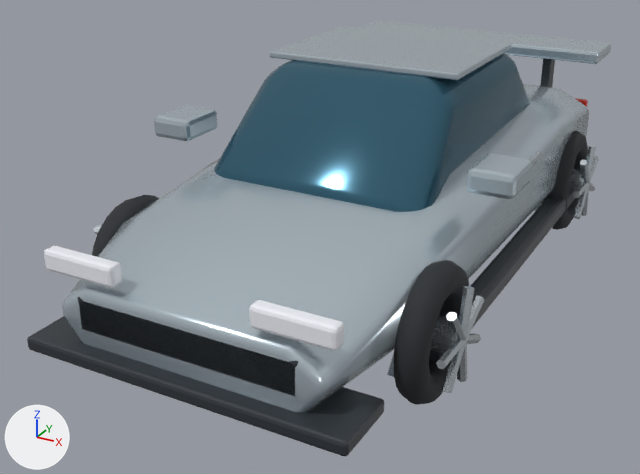
The Blender file Art/Blender/Models/vehicle_apex.blend, before and after one commit.
Before and after are seen from a 50 mm lens placed at (2.37, -5.07, 2.67), pointed at (-0.23, -0.35, 0.31). Arrows for +X, +Y and +Z are at lower left; the lights stay in place. The older version comes first.

The older version as bpy lines, for what is in view:
```python
ob_alloy_spoke_050 = bpy.data.objects.new('Alloy spoke.050', me_alloy_spoke_050)
ob_alloy_spoke_050.location = (0.0, 0.0, 0.0)
ob_mirror = bpy.data.objects.new('Mirror', me_mirror)
ob_mirror.location = (-1.04, -0.65, 1.05)
ob_sculpted_body = bpy.data.objects.new('Sculpted body', me_sculpted_body)
ob_sculpted_body.location = (0.0, 0.0, 0.0)
ob_side_sill_001 = bpy.data.objects.new('Side sill.001', me_side_sill_001)
ob_side_sill_001.location = (0.98, 0.0, 0.3)
ob_splitter = bpy.data.objects.new('Splitter', me_splitter)
ob_splitter.location = (0.0, -2.05, 0.27)
# me_alloy_spoke_050
# before: 6 (1.083, -1.471, 0.604) at pixel (446, 315), 7 (1.097, -1.489, 0.589) at pixel (447, 319), 8 (1.123, -1.489, 0.589) at pixel (452, 321), 9 (1.137, -1.471, 0.604) at pixel (456, 317), 10 (1.123, -1.452, 0.618) at pixel (455, 312)
# before: 11 (1.097, -1.452, 0.618) at pixel (450, 311)
# also in view: 'Tread.001' at (-0.96, -1.3, 0.39); 'Mirror.001' at (1.04, -0.65, 1.05); 'Tread.003' at (0.96, -1.3, 0.39); 'Cabin silhouette' at (0.0, 0.12, 0.87); 'Roof panel' at (0.0, 0.22, 1.46)
```
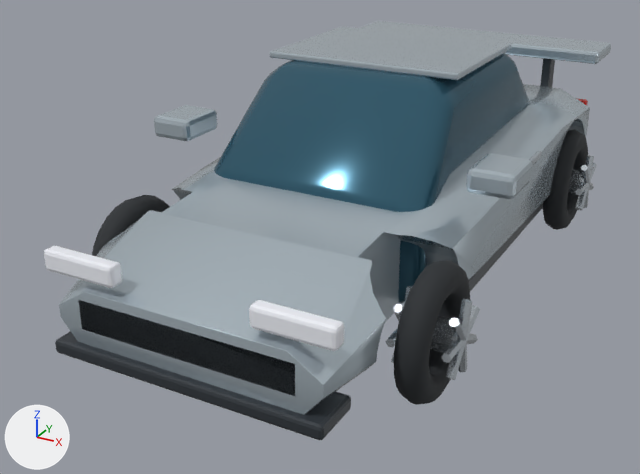
Patch to the scene script:
```diff
--- a/Art/Blender/Models/vehicle_apex.blend.py
+++ b/Art/Blender/Models/vehicle_apex.blend.py
@@ me_sculpted_body @@
 # used by ob_sculpted_body; location = (0.0, 0.0, 0.0)
-me_sculpted_body.from_pydata(...)  # 48 vertices, 42 faces; spans x -0.98..0.98, y -2.15..2.15, z 0.27..1.0
+me_sculpted_body.from_pydata(...)  # 231 vertices, 122 faces; spans x -0.98..0.98, y -2.15..2.15, z 0.27..1.0
+# me_sculpted_body part 1: 6 vertices removed from x -0.98..0.98, y 1.0..1.75, z 0.27..0.43; 99 vertices added at x -0.98..0.98, y 0.84..1.76, z 0.27..0.85
+# me_sculpted_body part 2: 6 vertices removed from x -0.9..0.9, y -1.5, z 0.27..0.69; 96 vertices added at x -0.93..0.93, y -1.76..-0.84, z 0.27..0.83
+# me_sculpted_body part 3: the surface is now shaded flat
 me_sculpted_body.materials.append(mat_paint_apex)
@@ me_side_sill_001 @@
 # used by ob_side_sill_001; location = (0.98, 0.0, 0.3)
-me_side_sill_001.from_pydata(...)  # 8 vertices, 6 faces; spans x -0.06..0.06, y -1.35..1.35, z -0.07..0.07
+me_side_sill_001.from_pydata(...)  # 8 vertices, 6 faces; spans x -0.04..0.05, y -1.17..1.17, z -0.06..0.06
+# me_side_sill_001 part 4: the whole mesh is scaled about its middle by (0.692, 0.87, 0.857)
 me_side_sill_001.materials.append(mat_carbon)
@@ me_alloy_spoke_050 @@
 # used by ob_alloy_spoke_050; location = (0.0, 0.0, 0.0)
-me_alloy_spoke_050.from_pydata(...)  # 12 vertices, 8 faces; spans x 1.083..1.137, y -1.489..-1.282, z 0.375..0.618
+me_alloy_spoke_050.from_pydata(...)  # 12 vertices, 8 faces; spans x 1.083..1.137, y -1.446..-1.282, z 0.375..0.565
+# me_alloy_spoke_050 part 5
+for i in [*range(6, 12)]: me_alloy_spoke_050.vertices[i].co += Vector((0.0, 0.043, -0.053))
 me_alloy_spoke_050.materials.append(mat_machined_alloy)
@@ me_splitter @@
 # used by ob_splitter; location = (0.0, -2.05, 0.27)
-me_splitter.from_pydata(...)  # 8 vertices, 6 faces; spans x -0.95..0.95, y -0.2..0.2, z -0.04..0.04
+me_splitter.from_pydata(...)  # 8 vertices, 6 faces; spans x -0.8..0.8, y -0.15..0.15, z -0.04..0.04
+# me_splitter part 6: the whole mesh is scaled about its middle by (0.842, 0.75, 1)
 me_splitter.materials.append(mat_carbon)
@@ ob_side_sill_001 @@
 ob_side_sill_001 = bpy.data.objects.new('Side sill.001', me_side_sill_001)
-ob_side_sill_001.location = (0.98, 0.0, 0.3)
+ob_side_sill_001.location = (0.84, 0.0, 0.3)
 _m = ob_side_sill_001.modifiers.new('Crafted edge bevel', 'BEVEL')
```

Where the change shows, as pixel boxes (x1, y1, x2, y2) in the pictures (640 x 474 px):
'Sculpted body', reshaped
    before: (62, 84, 589, 413)
    after: (59, 84, 590, 415)
'Splitter', rescaled (17% narrower, 22% shorter)
    before: (27, 316, 384, 456)
    after: (55, 331, 351, 440)
'Side sill.001', moved, rescaled
    before: (429, 187, 575, 363)
    after: (469, 203, 543, 291)
'Alloy spoke.050', reshaped (14% narrower, 20% shorter)
    before: (446, 312, 466, 341)
    after: (449, 318, 466, 341)
part 1 of me_sculpted_body, built on
    before: (475, 108, 589, 272)
    after: (477, 108, 590, 271)
part 2 of me_sculpted_body, cut back
    before: (62, 160, 481, 413)
    after: (60, 160, 481, 415)
